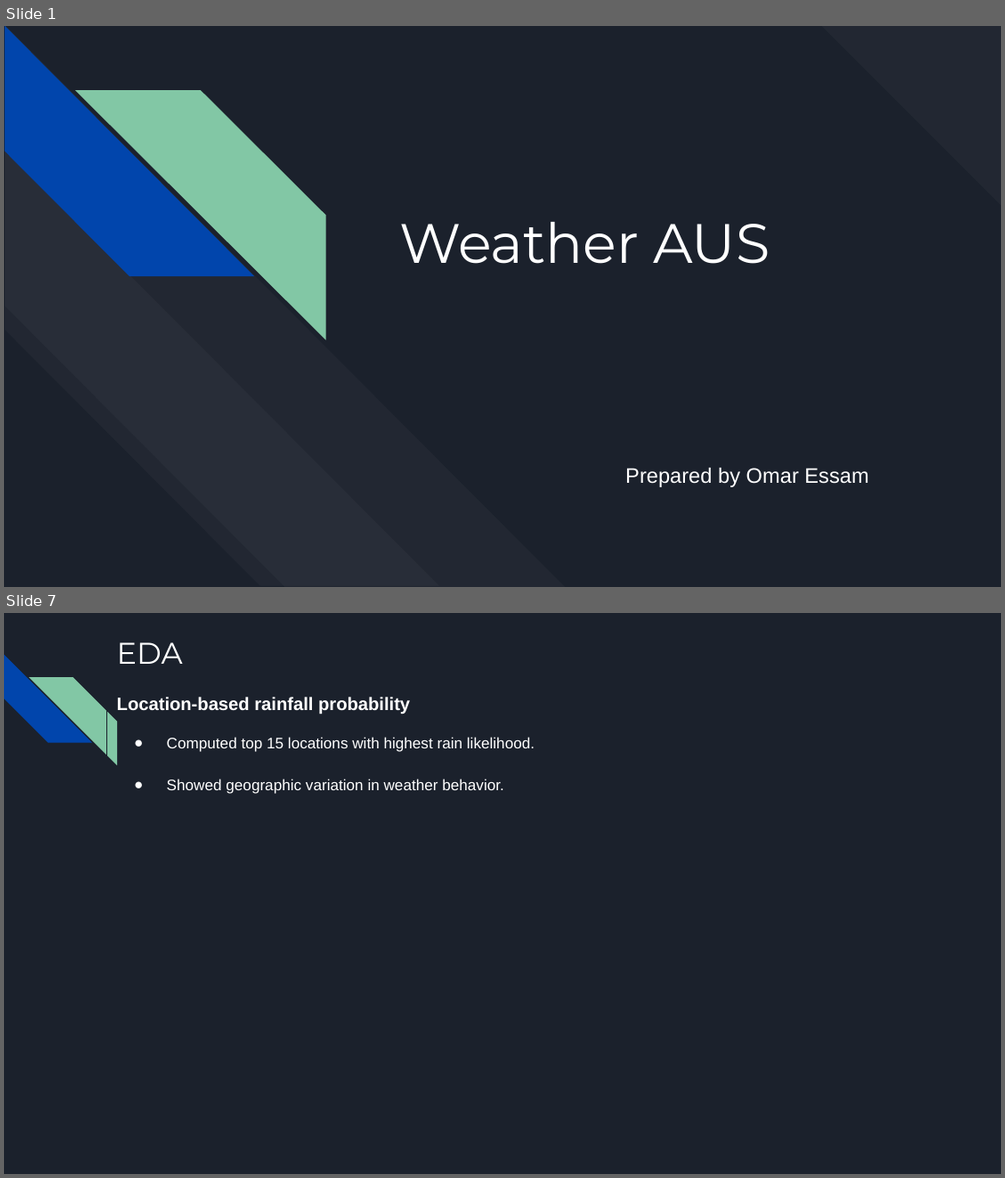
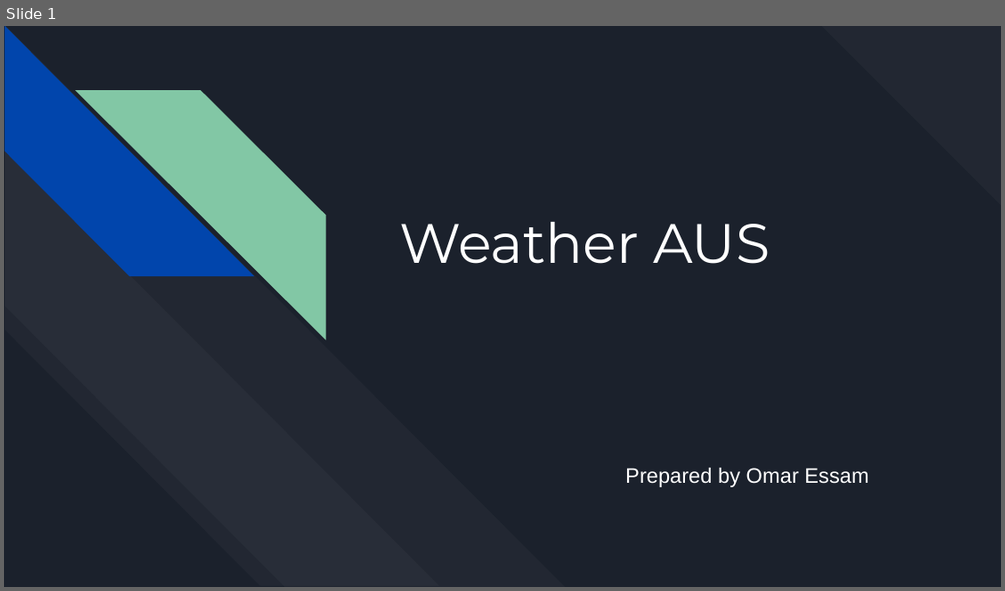
Before and after one commit to OmarEssam-20/weather-aus, a slide deck: WeatherAUS.pptx. Shown one above the other, each under a label of ours: slides 1 and 7 before the commit, slide 1 after it; the slides between them are not shown. The pictures are 1005x1178 and 1005x591 pixels, drawn with LibreOffice and Linux fonts; fonts in the diff are those of the drawing. Boxes give left, top, right and bottom in pixels: in the first picture for what was removed or moved away, otherwise in the second. Text is boxed around its words. In the diff, an @@ line names an element or a change of style, - is before the commit and + after.

```diff
--- a/WeatherAUS.pptx
+++ b/WeatherAUS.pptx
@@ slide 7 removed at (4,613,1001,1174), background #1B212C @@
@@ diag stripe removed at (4,655,92,743) @@
@@ title removed at (117,642,183,664) @@
-EDA
@@ diag stripe removed at (29,677,117,764) @@
@@ text removed at (106,679,973,1161) @@
-Location-based rainfall probability
-● Computed top 15 locations with highest rain likelihood.
-● Showed geographic variation in weather behavior.
```
Also in this commit, not shown: 3 slides changed, 25 slides added, 2 other slides removed.
